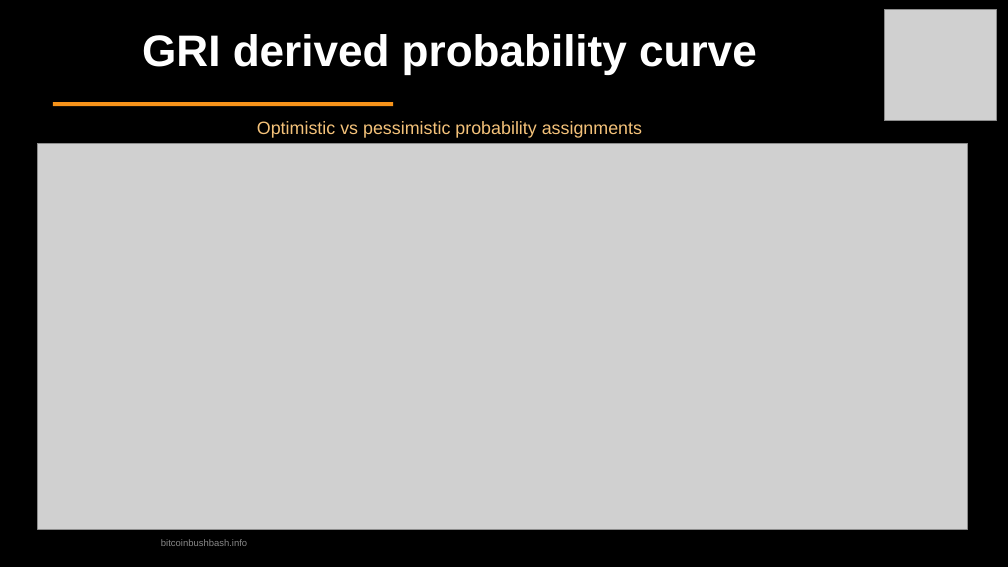
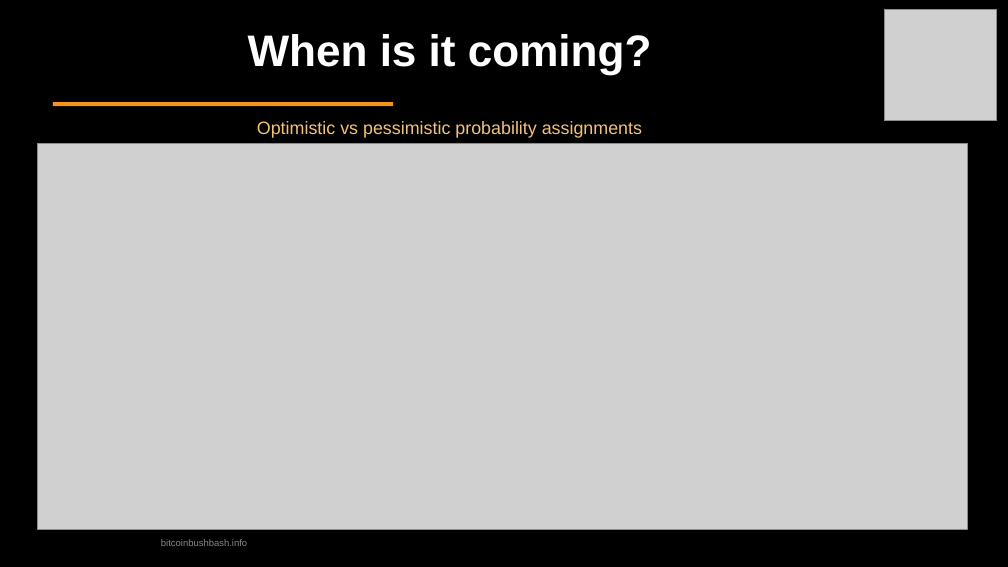
Before and after one commit to TrentOmega/qc-threat, a slide deck: slide 14 of quantum-threat-bitcoin-bushbash.odp. Drawn at 1008x567 pixels with LibreOffice and Linux fonts; fonts in the diff are those of the drawing; grey boxes stand for pictures. Boxes give left, top, right and bottom in pixels: in the first picture for what was removed or moved away, otherwise in the second. Text is boxed around its words. In the diff, an @@ line names an element or a change of style, - is before the commit and + after.

```diff
--- a/quantum-threat-bitcoin-bushbash.odp
+++ b/quantum-threat-bitcoin-bushbash.odp
@@ text at (x1=248, y1=34, x2=652, y2=75): text changed @@
-GRI derived probability curve
+When is it coming?
```
Also in this commit, not shown: 9 other slides changed, 2 slides added, 2 slides removed, 2 other files.
